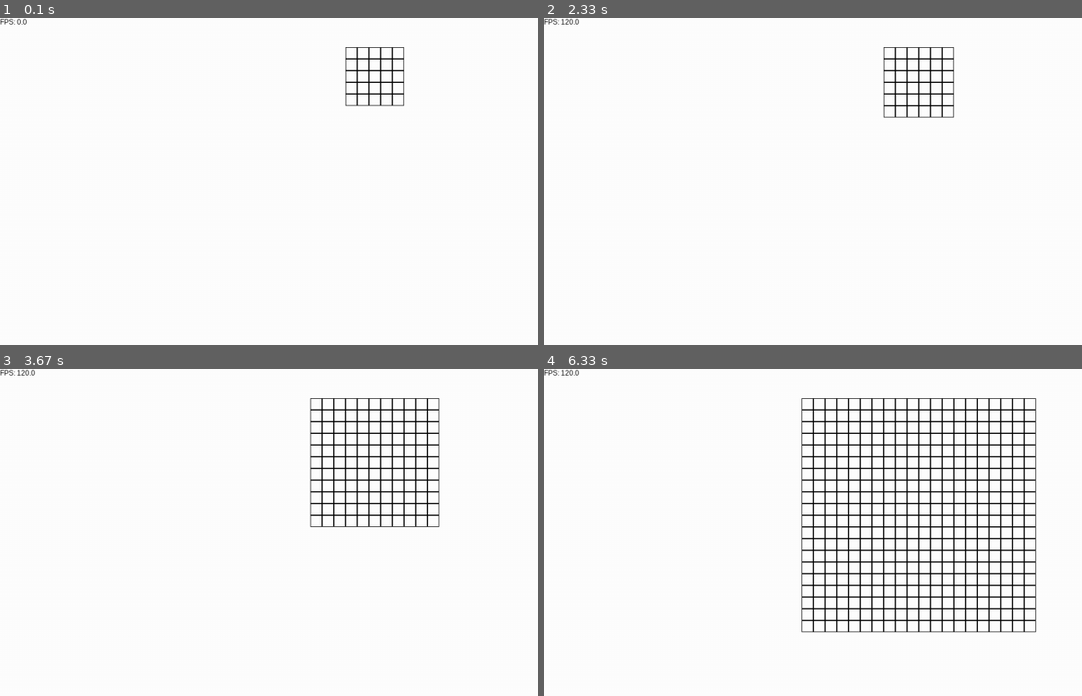
Above: before the commit, frames 1-4 (two rows, left to right).
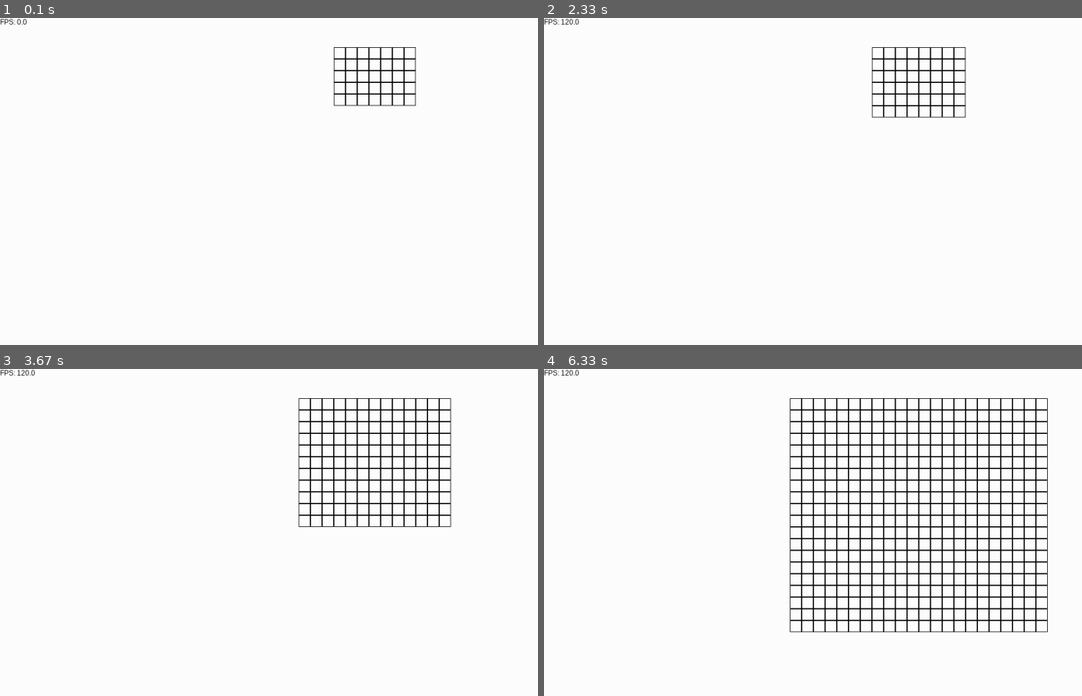
Above: after the commit, the same moments.

Repository: metalvexis/PygameBasics
Game: pygame game, started from basic/basic_controls.py
Two runs of this game, one before a commit and one after it. Both use one fixed random seed, a clock stepped at 60 frames per second and the inputs below.
Inputs:
- Up to frame 1 (0.1 s): no input
- Up to frame 2 (2.33 s): tap Page Down at 0.33 s; tap Page Up at 0.67, 2 s
- Up to frame 3 (3.67 s): tap Page Up at 2.4, 2.7, 2.9, 3.23, 3.53 s
- Up to frame 4 (6.33 s): tap Page Up at 3.73, 4.03, 4.3, 4.63, 4.93, 5.07, 5.47, 5.77, 6.13 s

The runs differ from the first frame. In frame 1, 0.3% of the frame differs, in the area x 61-78%, y 8-27%; in frame 2, 0.3%; in frame 3, 0.6%; in frame 4, 1.1%, in the area x 45-94%, y 8-81%.

Commit message:
controllable grid size

Diff:
--- a/basic/basic_controls.py
+++ b/basic/basic_controls.py
@@ -10,7 +10,7 @@
 BG_COLOR = (255, 255, 255)
 SCREEN_WIDTH = 1280
 SCREEN_HEIGHT = 720
-SCREEN = pygame.display.set_mode((1280, 720))
+SCREEN = pygame.display.set_mode((1280, 720), flags=SRCALPHA)
 SCREEN.fill(BG_COLOR)
 CLOCK = pygame.time.Clock()
 FONT = pygame.font.SysFont("Arial", 12)
@@ -33,15 +33,17 @@
 def draw_board(
     row=10,
     col=10,
-    width=20,
-    height=20,
+    cell_width=20,
+    cell_height=20,
     color: Color = (255, 255, 255),
 ) -> pygame.Surface:
-    board_surface = pygame.Surface(size=(row * width, col * height))
+    board_w = col * cell_width
+    board_h = row * cell_height
+    board_surface = pygame.Surface(size=(board_w, board_h))
     board_surface.fill(BG_COLOR)
-    for x in range(row):
-        for y in range(col):
-            rect = pygame.Rect(x * width, y * height, width, height)
+    for x in range(col):
+        for y in range(row):
+            rect = pygame.Rect(x * cell_width, y * cell_height, cell_width, cell_height)
             pygame.draw.rect(board_surface, color, rect, 1)
 
     return board_surface
@@ -49,7 +51,7 @@
 
 def main():
     board_row = 5
-    board_col = 5
+    board_col = 7
 
     while RUNNING:
         for event in pygame.event.get():
@@ -57,19 +59,17 @@
                 pygame.quit()
                 sys.exit()
             if event.type == pygame.KEYUP:
+                SCREEN.fill(BG_COLOR)
                 if event.key == pygame.K_PAGEUP:
                     board_row += 1
                     board_col += 1
                 if event.key == pygame.K_PAGEDOWN:
-                    if board_row - 1 > 0 and board_col - 1 > 0:
-                        SCREEN.fill(BG_COLOR)
-                        board_row -= 1
-                        board_col -= 1
+                    board_row -= 1 if board_row - 1 > 0 else 0
+                    board_col -= 1 if board_col - 1 > 0 else 0
 
         hud_debug(SCREEN)
 
         board = draw_board(row=board_row, col=board_col, color=(0, 0, 0))
-
         SCREEN.blit(board, ((SCREEN_WIDTH / 2) - (board.get_width() / 2), 50))
 
         CLOCK.tick(MAX_FPS)
